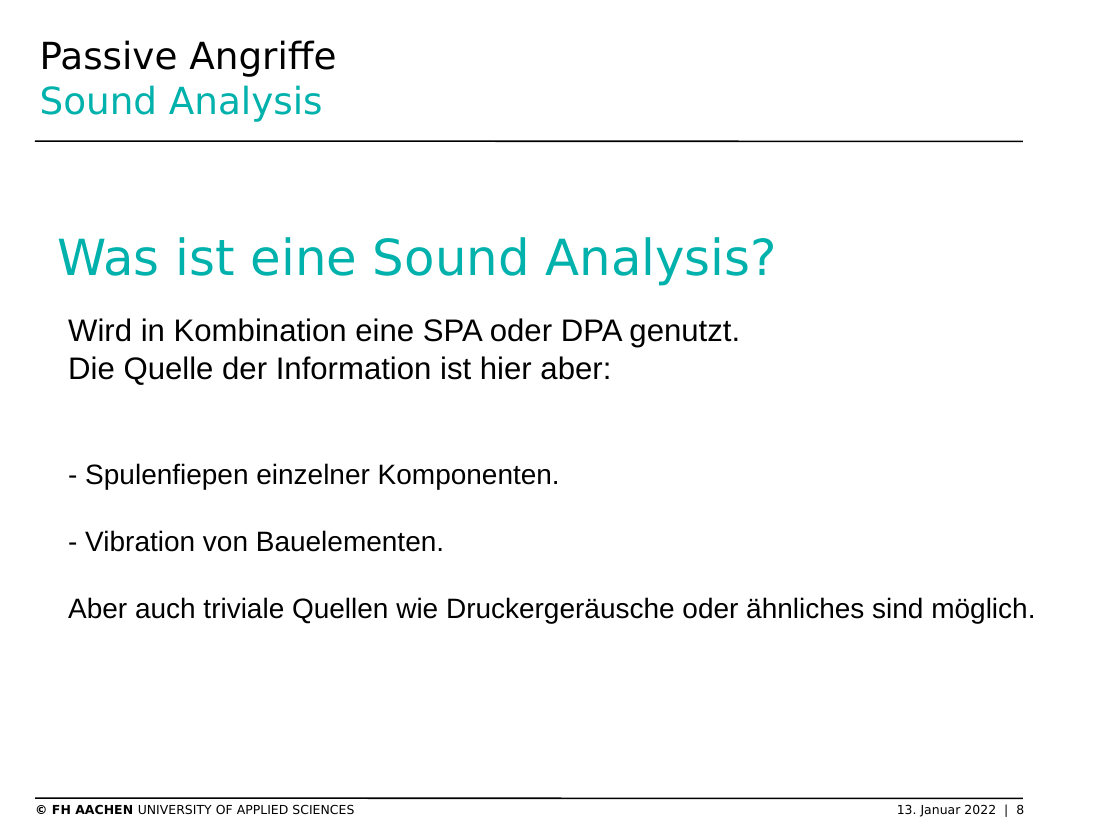
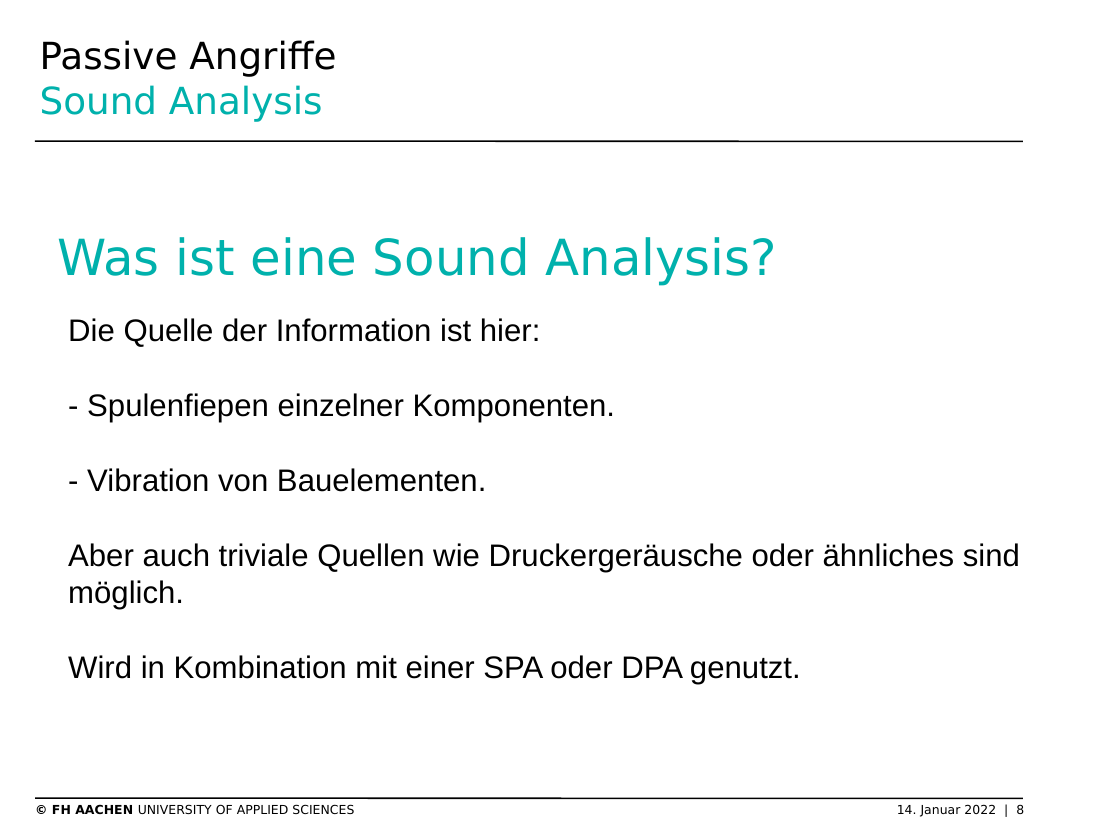
Before and after one commit to SchmickHub/Bachmann---Dahlhaus, a slide deck: slide 8 of HSM Mick(müssen noch zusammengefügt werden).pptx. Drawn at 1120x840 pixels with LibreOffice and Linux fonts; fonts in the diff are those of the drawing; background and template pictures are left out. Boxes give left, top, right and bottom in pixels: in the first picture for what was removed or moved away, otherwise in the second. Text is boxed around its words. In the diff, an @@ line names an element or a change of style, - is before the commit and + after.

```diff
--- a/HSM Mick(müssen noch zusammengefügt werden).pptx
+++ b/HSM Mick(müssen noch zusammengefügt werden).pptx
@@ text at [68,318,541,347]: text changed @@
-Wird in Kombination eine SPA oder DPA genutzt.
-Die Quelle der Information ist hier aber:
+Die Quelle der Information ist hier:
@@ text at [68,393,1020,609]: size 18 to 20 pt in "- Spulenfiepen einzelner Komponenten.", "- Vibration von Bauelementen.", "Aber auch triviale Quellen wie Druckergeräusche oder ..." @@
@@ text at [68,655,801,684]: paragraph added @@
+Wird in Kombination mit einer SPA oder DPA genutzt.
@@ text at [52,804,1024,817]: text changed @@
-© FH AACHEN UNIVERSITY OF APPLIED SCIENCES 13. Januar 2022 | 8
+© FH AACHEN UNIVERSITY OF APPLIED SCIENCES 14. Januar 2022 | 8
```
Also in this commit, not shown: 5 other slides changed.
